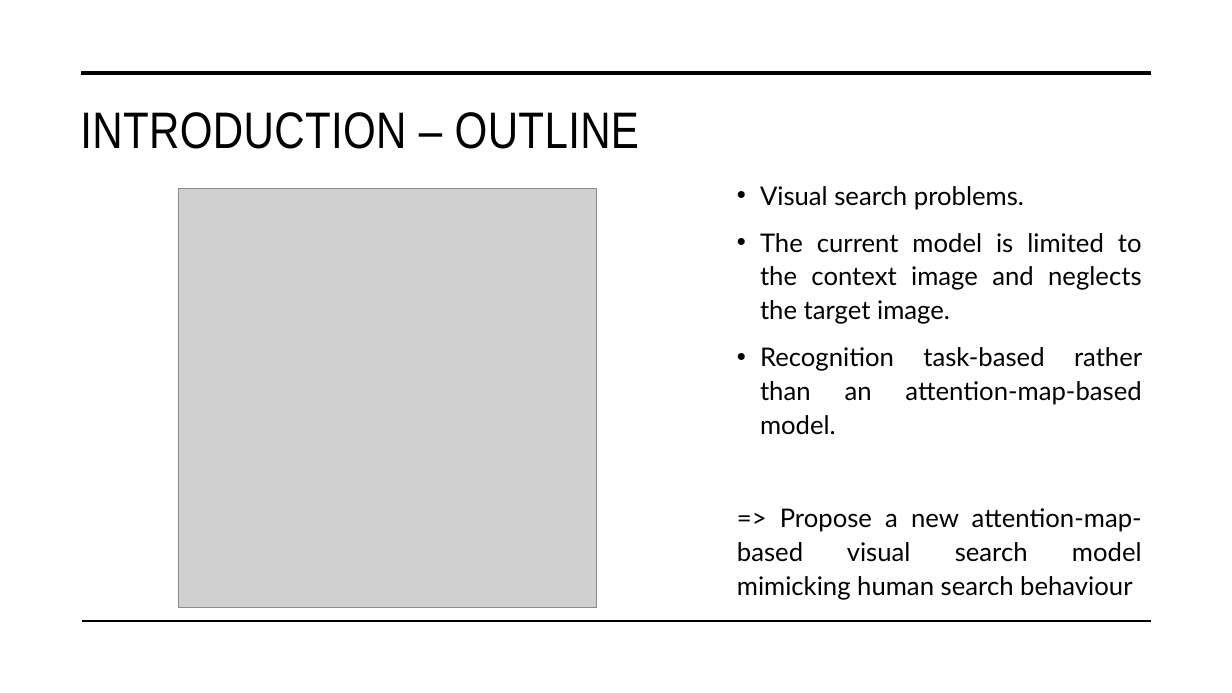
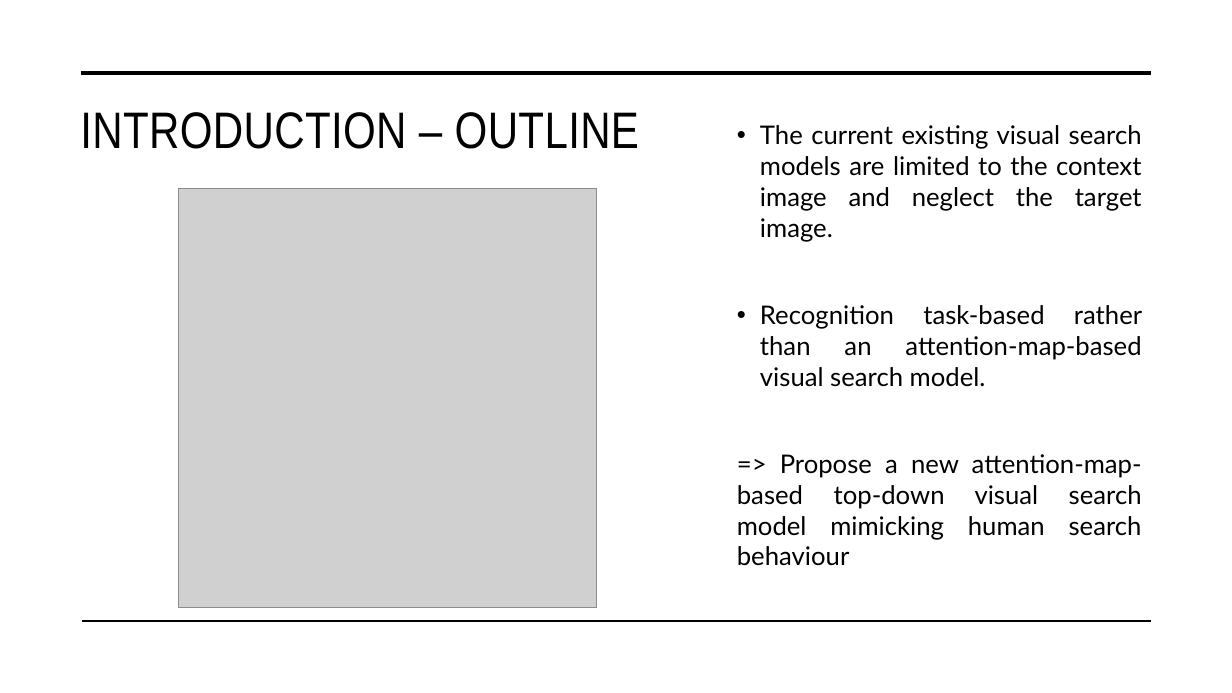
Before and after one commit to tuanisworkingonsomeprojects/TCT-visual-search, a slide deck: slide 4 of Presentation/FYP_NguyenTuan_Presentation.pptx (slide 3 before the commit). Drawn at 1232x693 pixels with LibreOffice and Linux fonts; fonts in the diff are those of the drawing; grey boxes stand for pictures. Boxes give left, top, right and bottom in pixels: in the first picture for what was removed or moved away, otherwise in the second. Text is boxed around its words. In the diff, an @@ line names an element or a change of style, - is before the commit and + after.

Commit message:
update presentation

```diff
--- a/Presentation/FYP_NguyenTuan_Presentation.pptx
+++ b/Presentation/FYP_NguyenTuan_Presentation.pptx
@@ text at [737, 125, 1142, 566]: text changed @@
-• Visual search problems.
-• The current model is limited to the context image and neglects the target image.
-• Recognition task-based rather than an attention-map-based model.
-=> Propose a new attention-map-based visual search model mimicking human search behaviour
+• The current existing visual search models are limited to the context image and neglect the target image.
+• Recognition task-based rather than an attention-map-based visual search model.
+=> Propose a new attention-map-based top-down visual search model mimicking human search behaviour
```
Also in this commit, not shown: 33 slides added, 1 slide removed, 4 other files.
